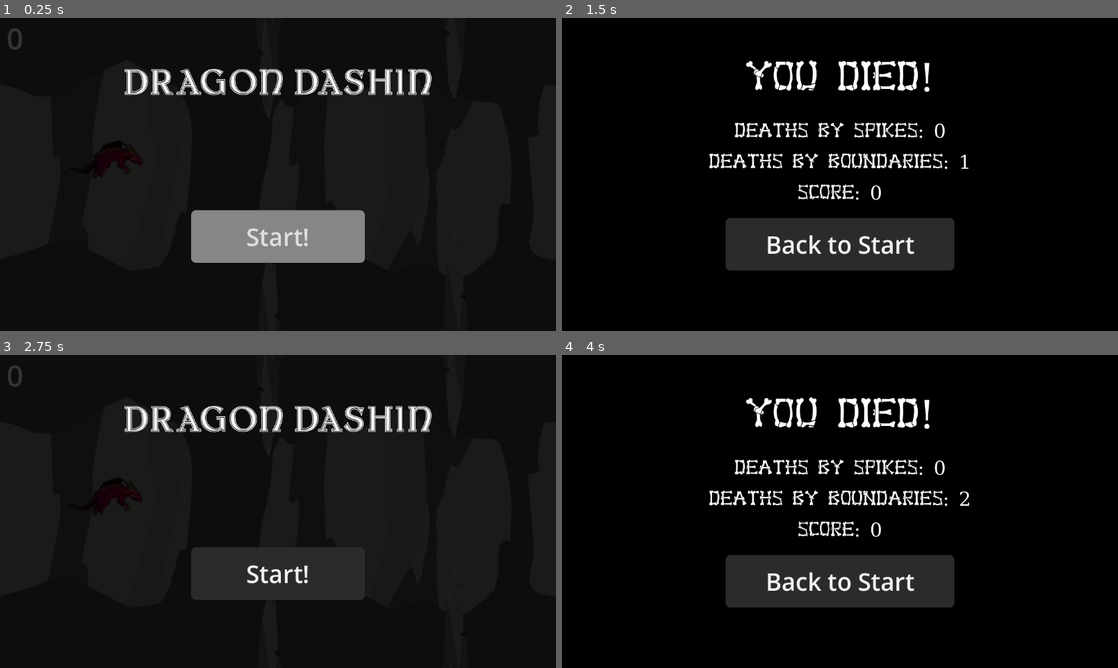
Above: before the commit, frames 1-4 (two rows, left to right).
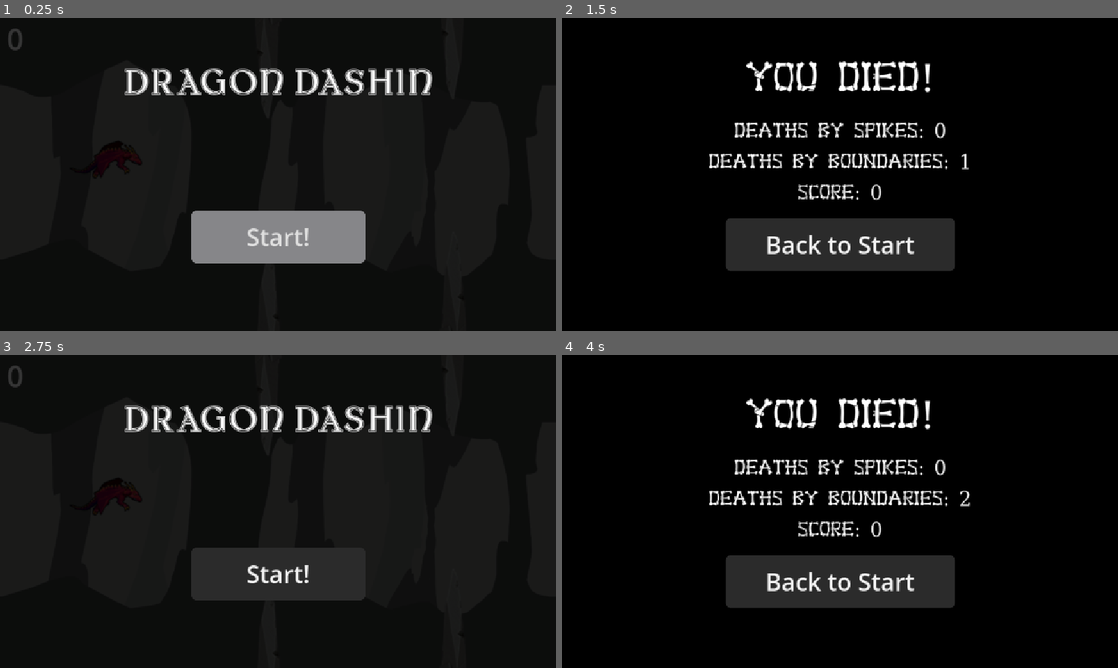
Above: after the commit, the same moments.

Repository: savagerunderscorelex/flappy-game
Game: Godot game, scene res://scenes/main_menu.tscn
The game is run twice, just before and just after one commit, with the same random seed, the same clock (stepped at 60 frames per second) and the same inputs.
Inputs:
- Up to frame 1 (0.25 s): no input
- Up to frame 2 (1.5 s): click "Start!" at 0.5 s; tap Enter at 1.25 s
- Up to frame 3 (2.75 s): click "Back to Start" at 2 s
- Up to frame 4 (4 s): click "Start!" at 2.75 s

The runs differ from the first frame. In frame 1, 1.9% of the frame differs, in the area x 1-78%, y 3-79%; in frame 2, 2.8%; in frame 3, 1.9%; in frame 4, 2.9%, in the area x 26-74%, y 13-81%.

Commit message:
got the aspect ratio to work on itch.io, need to fix the variables not showing up on itch.io

Diff:
--- a/flappy-game/project.godot
+++ b/flappy-game/project.godot
@@ -21,7 +21,7 @@
 
 [display]
 
-window/stretch/mode="viewport"
+window/stretch/mode="canvas_items"
 window/stretch/aspect="expand"
 
 [editor_plugins]
--- a/flappy-game/scenes/death_screen.tscn
+++ b/flappy-game/scenes/death_screen.tscn
@@ -31,7 +31,7 @@
 
 [node name="Panel" type="Panel" parent="."]
 layout_mode = 1
-offset_right = 1157.0
+offset_right = 1152.0
 offset_bottom = 648.0
 theme_override_styles/panel = SubResource("StyleBoxFlat_7ns25")
 
--- a/flappy-game/scenes/main_menu.tscn
+++ b/flappy-game/scenes/main_menu.tscn
@@ -36,7 +36,7 @@
 
 [node name="Panel" type="Panel" parent="."]
 layout_mode = 1
-offset_right = 1157.0
+offset_right = 1152.0
 offset_bottom = 648.0
 theme_override_styles/panel = SubResource("StyleBoxTexture_wu84c")
 
Not shown, added: dragon-dashin-exporto-tres.zip
Not shown, changed: dragon-dashin-exporto.zip
Not shown, changed: dragon-dashin-exporto/flappy-game.pck
Not shown, changed: dragon-dashin-exporto/index.html
